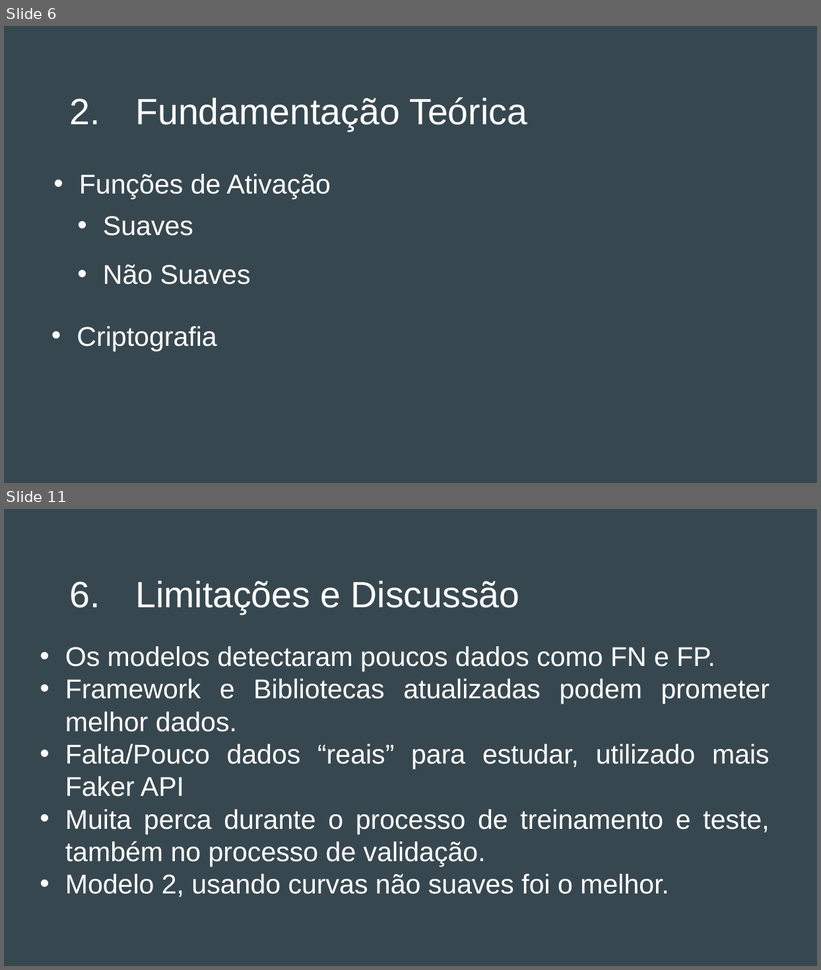
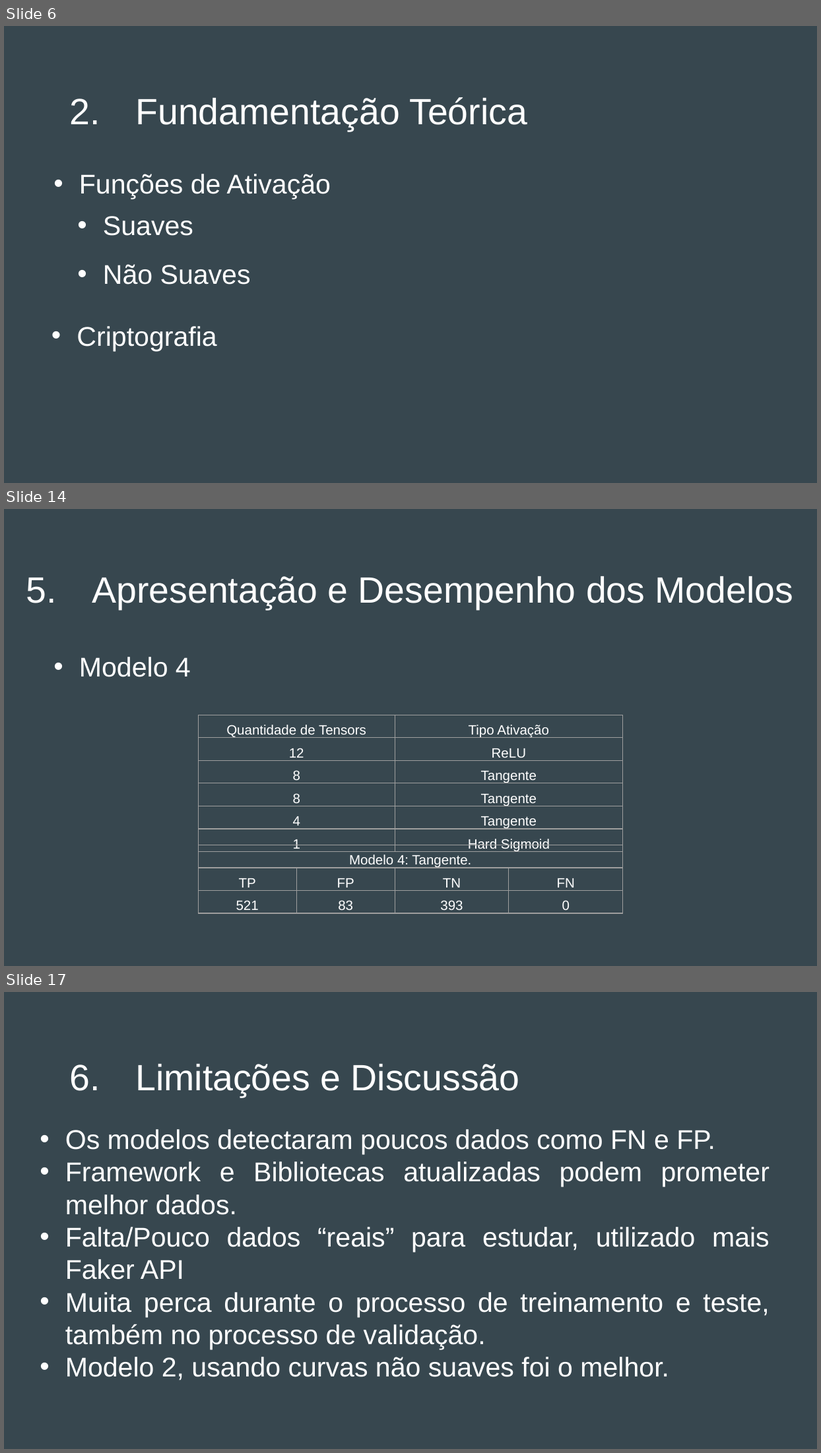
Before and after one commit to Dom-Juan/TCC-3, a slide deck: Apresentação do TCC 3 - Final.pptx. Shown one above the other, each under a label of ours: slides 6 and 11 before the commit, slides 6, 14 and 17 after it; the slides between them are not shown. The pictures are 821x970 and 821x1453 pixels, drawn with LibreOffice and Linux fonts; fonts in the diff are those of the drawing. Boxes give left, top, right and bottom in pixels: in the first picture for what was removed or moved away, otherwise in the second. Text is boxed around its words. In the diff, an @@ line names an element or a change of style, - is before the commit and + after.

```diff
--- a/Apresentação do TCC 3 - Final.pptx
+++ b/Apresentação do TCC 3 - Final.pptx
@@ slide 14 added at bbox=[4, 509, 817, 966], background #37474F @@
@@ title added at bbox=[92, 576, 794, 609], 32.4 pt, text #FFFFFF @@
+5. Apresentação e Desempenho dos Modelos
@@ text added at bbox=[79, 657, 191, 677], 24 pt, text #FFFFFF @@
+• Modelo 4
@@ table added at bbox=[198, 716, 623, 855], 6 rows, 2 columns @@
+Quantidade de Tensors | Tipo Ativação
+12 | ReLU
+8 | Tangente
+8 | Tangente
+4 | Tangente
+1 | Hard Sigmoid
@@ table added at bbox=[198, 846, 623, 916], 3 rows, 4 columns @@
+Modelo 4: Tangente. |  |  | 
+TP | FP | TN | FN
+521 | 83 | 393 | 0
@@ what was slide 11 is now slide 17 @@
```
Also in this commit, not shown: 3 slides changed, 9 other slides added, 4 slides removed, 2 other files.
